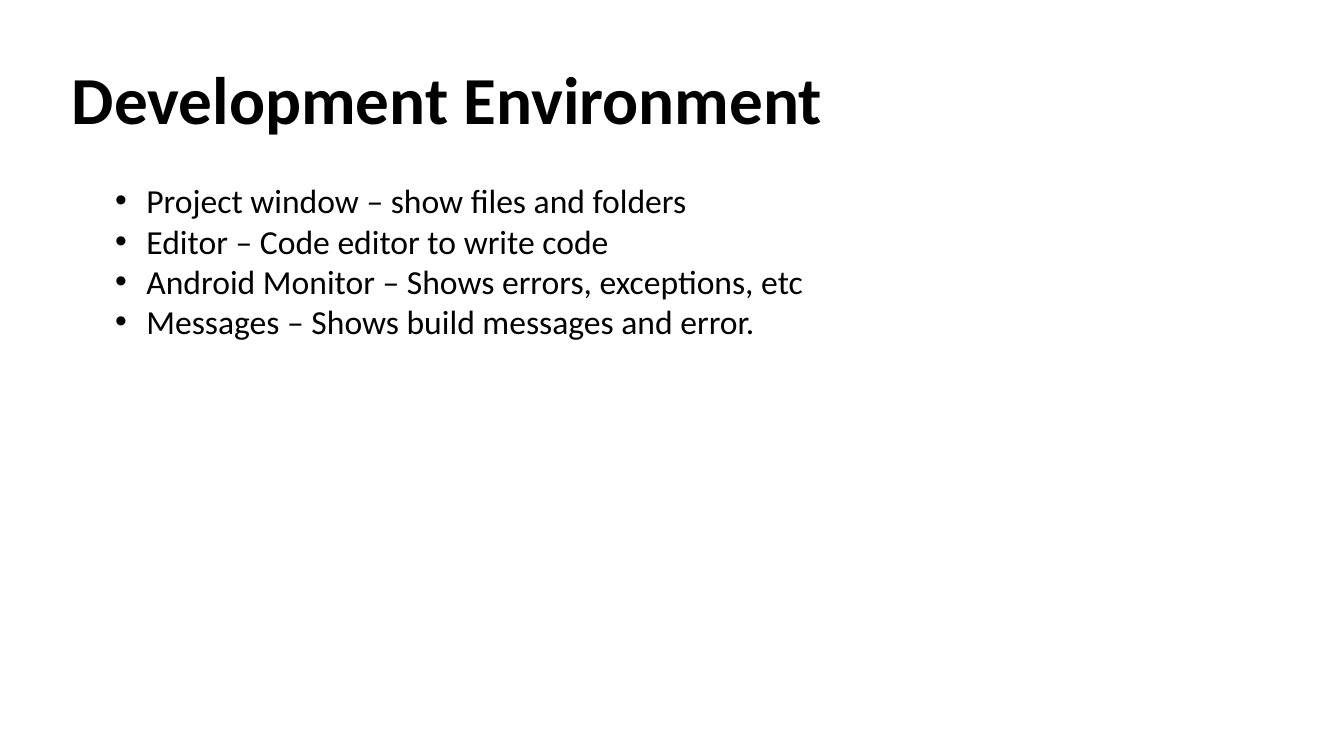
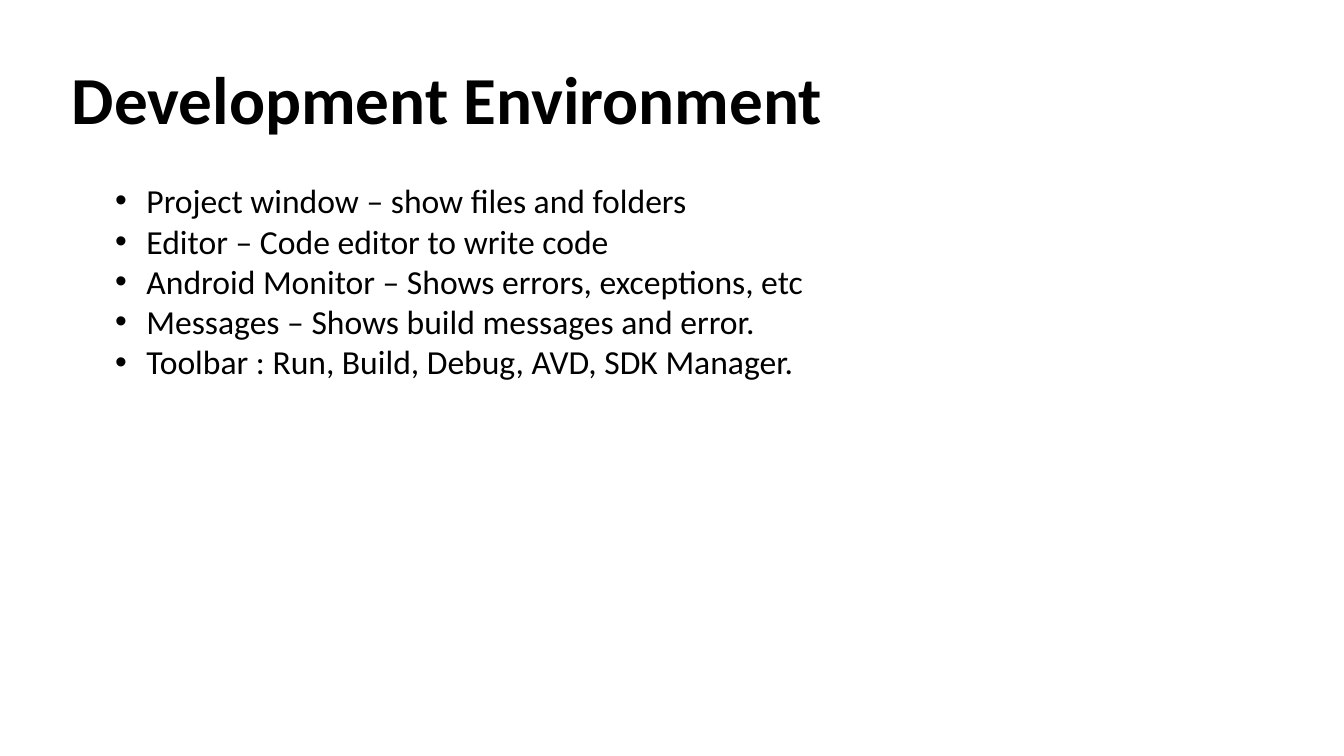
Before and after one commit to talhahasanzia/Android-Workshop, a slide deck: slide 6 of Presentation.pptx. Drawn at 1344x756 pixels with LibreOffice and Linux fonts; fonts in the diff are those of the drawing. Boxes give left, top, right and bottom in pixels: in the first picture for what was removed or moved away, otherwise in the second. Text is boxed around its words. In the diff, an @@ line names an element or a change of style, - is before the commit and + after.

```diff
--- a/Presentation.pptx
+++ b/Presentation.pptx
@@ text at (146, 350, 794, 380): paragraph added @@
+  • Toolbar : Run, Build, Debug, AVD, SDK Manager.
```
Also in this commit, not shown: 6 other slides changed, 1 slide removed, 1 other file.
